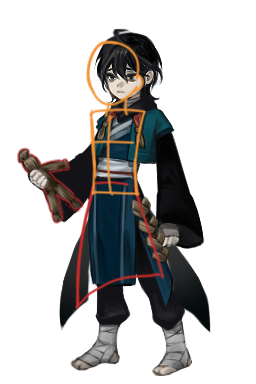
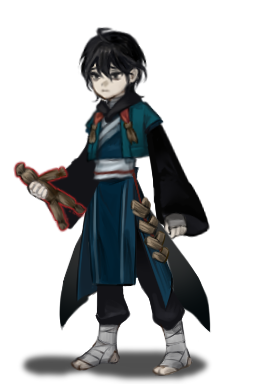
Revision of a layered w=256, h=384 image; what changed, layer by layer:
hid "상체 세우기" over [85, 39, 147, 197]
hid "B_skirt 필요" over [74, 180, 165, 310]
added group "파츠분리 복사" with 17 layers above "레이어 1 복사 2" over [13, 26, 212, 378]
added layer "acc 복사" in group "파츠분리 복사" over [130, 172, 170, 265]
added layer "L_hand finger 복사" in group "파츠분리 복사" over [26, 178, 50, 200]
added layer "doll 복사 2" in group "파츠분리 복사" over [13, 160, 88, 233]
added layer "L_hand 복사" in group "파츠분리 복사" over [26, 175, 62, 205]
added layer "R_hand 복사" in group "파츠분리 복사" over [163, 211, 189, 240]
added layer "R_arm 복사" in group "파츠분리 복사" over [134, 102, 210, 238]
added layer "body 복사" in group "파츠분리 복사" over [83, 88, 155, 183]
added layer "L_arm 복사" in group "파츠분리 복사" over [39, 118, 114, 231]
added layer "head 복사" in group "파츠분리 복사" over [77, 26, 149, 150]
added layer "skirt_L 복사" in group "파츠분리 복사" over [60, 164, 143, 292]
added layer "skirt_R 복사" in group "파츠분리 복사" over [60, 166, 174, 310]
added layer "R_foot 복사" in group "파츠분리 복사" over [151, 346, 199, 378]
added layer "R_leg 복사" in group "파츠분리 복사" over [120, 194, 190, 353]
added layer "L_foot 복사" in group "파츠분리 복사" over [65, 346, 120, 372]
added layer "L_leg 복사" in group "파츠분리 복사" over [88, 205, 131, 297]
added layer "레이어 1" in group "파츠분리 복사" over [76, 177, 161, 303]
added layer "레이어 6 복사" in group "파츠분리 복사" over [59, 193, 210, 310]
added layer "레이어 1 복사 2" (69%) above "그림자" over [18, 346, 212, 384]
renamed "파츠분리" to "수정 전", hid the group it (16 layers) over [17, 28, 212, 378]
